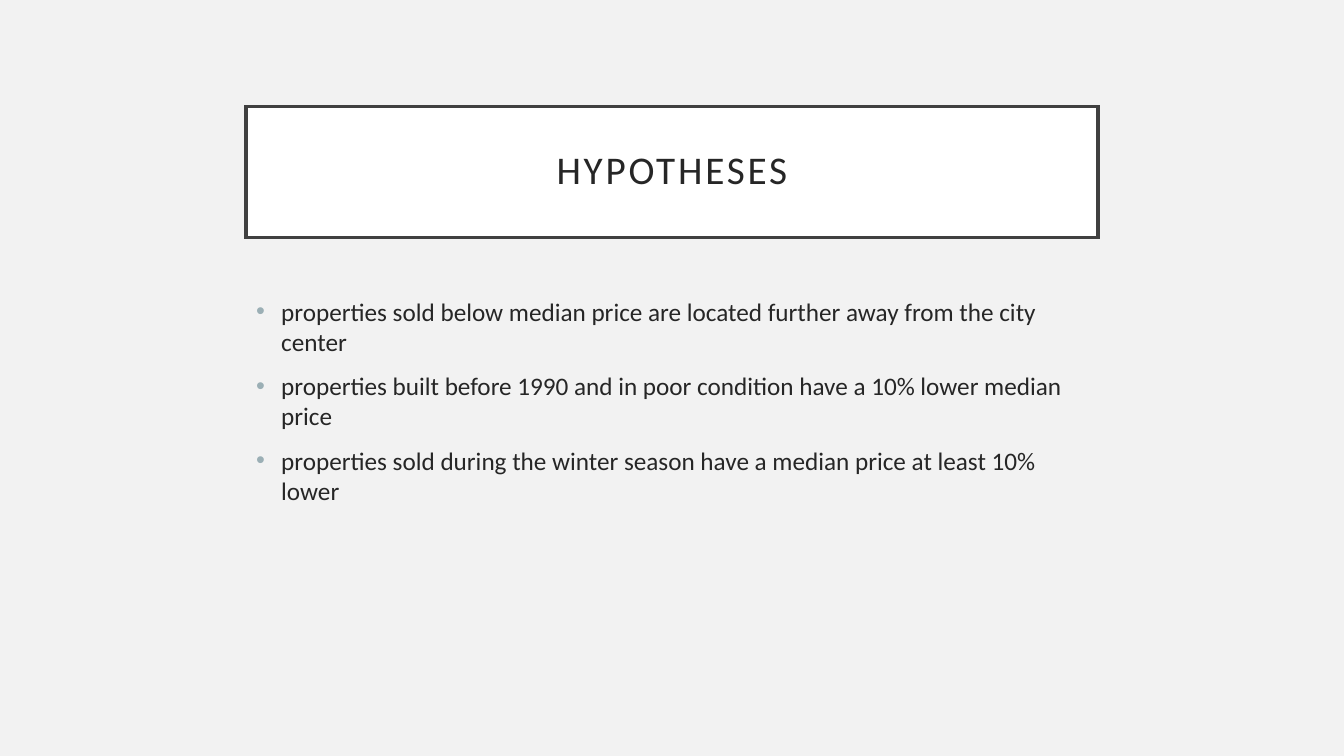
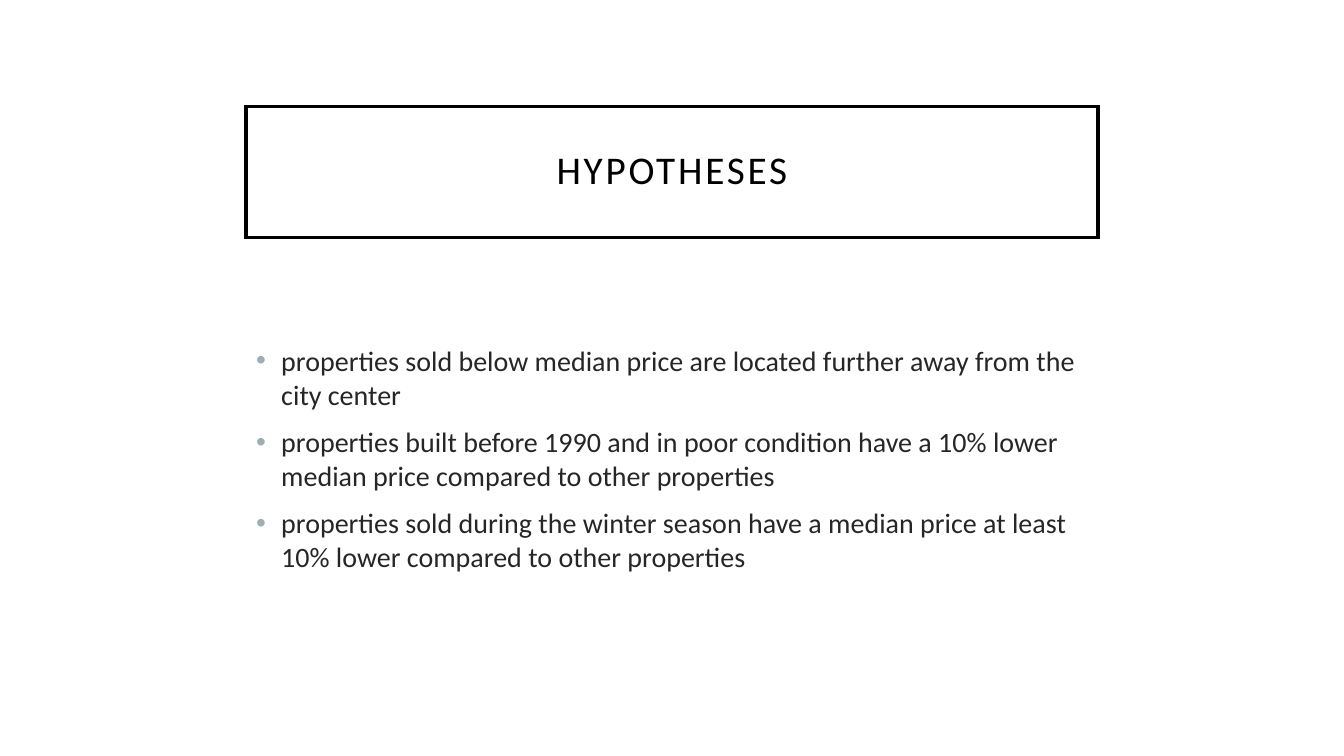
Before and after one commit to shnitzle/eda_project, a slide deck: slide 4 of mjr_folder/presentation/Presentation_Properties_Erin_Robinson.pptx. Drawn at 1344x756 pixels with LibreOffice and Linux fonts; fonts in the diff are those of the drawing; background and template pictures are left out. Boxes give left, top, right and bottom in pixels: in the first picture for what was removed or moved away, otherwise in the second. Text is boxed around its words. In the diff, an @@ line names an element or a change of style, - is before the commit and + after.

```diff
--- a/mjr_folder/presentation/Presentation_Properties_Erin_Robinson.pptx
+++ b/mjr_folder/presentation/Presentation_Properties_Erin_Robinson.pptx
@@ background #F2F2F2 to picture (left out) @@
@@ title "HYPOTHESES" at (246, 106, 1098, 237): text colour #262626 to #000000; fill #FFFFFF to none; outline #404040 2.5 pt to #000000 2.5 pt @@
@@ text at (281, 351, 1074, 410): size 18 to 20 pt in "properties sold below median price are located ..." @@
@@ text at (281, 432, 1066, 572): text changed; size 18 to 20 pt @@
-• properties built before 1990 and in poor condition have a 10% lower median price
-• properties sold during the winter season have a median price at least 10% lower
+• properties built before 1990 and in poor condition have a 10% lower median price compared to other properties
+• properties sold during the winter season have a median price at least 10% lower compared to other properties
```
Also in this commit, not shown: 6 other slides changed, 1 slide added, 1 slide removed, 5 other files.
